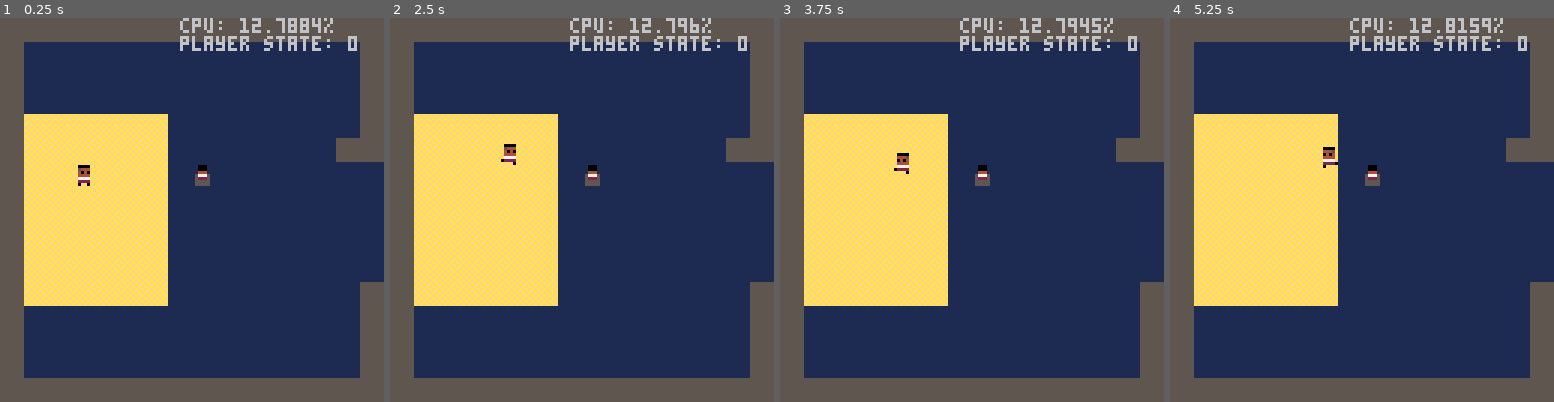
Above: before the commit, frames 1-4 (left to right).
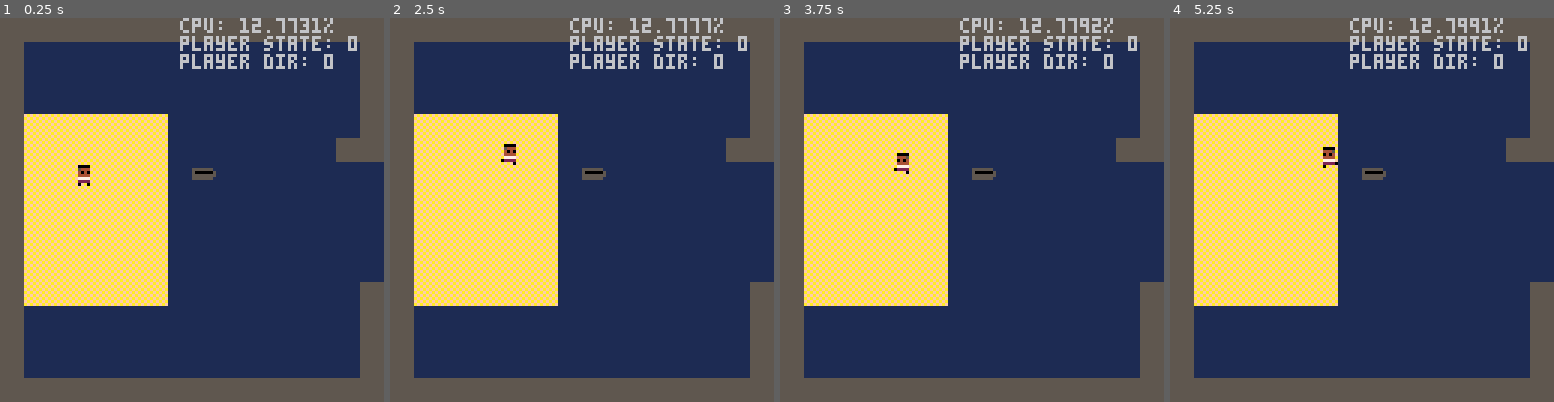
Above: after the commit, the same moments.

Repository: frojo/pico8
Game: PICO-8 cartridge carts/adventure.p8
Two runs of this game, one before a commit and one after it. Both use one fixed random seed, a clock stepped at 60 frames per second and the inputs below.
Inputs:
- Up to frame 1 (0.25 s): no input
- Up to frame 2 (2.5 s): tap X (X key) at 0.33, 1.07, 1.85 s; tap O (Z key) at 0.7, 1.7, 2.1 s; hold Right 1.6-2.1 s; hold Up 2.15-2.42 s; hold Right from 2.47 s (still down)
- Up to frame 3 (3.75 s): tap O (Z key) every 0.4 s from 2.5 to 3.7 s; tap X (X key) at 2.97 s; release Right at 3.03 s; hold Left 3.08-3.58 s; hold Down from 3.63 s (still down)
- Up to frame 4 (5.25 s): release Down at 3.97 s; hold Right 4.02-4.68 s; tap X (X key) at 4.08, 5.2 s; tap O (Z key) at 4.1, 4.5, 4.9 s; hold Up 4.73-5.03 s; hold Left from 5.08 s (still down)

The runs differ from the first frame. In frame 1, 1.0% of the frame differs, in the area x 46-87%, y 0-44%; in frame 2, 1.0%; in frame 3, 0.9%; in frame 4, 1.1%.

Commit message:
boat has direction sprites w00t

Diff:
--- a/carts/adventure.p8
+++ b/carts/adventure.p8
@@ -76,11 +76,15 @@
 		print("               cpu: "..tostr(stat(1)*100).."%")
 		-- print("               sprite idx: "..tostr(curr_sprite_idx))
 		print("               player state: "..tostr(players[1].state))
+		print("               player dir: "..tostr(players[1].dir))
 		-- print("               cellx: "..tostr(cellx))
 		-- print("               celly: "..tostr(celly))
 		-- print("               player x: "..tostr(players[1].x))
 		-- print("               player y: "..tostr(players[1].y))
 		-- print("               tried move?: "..tostr(tried_to_move))
+		if debug_err then
+			print("               err: "..debug_err)
+		end
 	end
 
 end
@@ -143,14 +147,21 @@
 			if dist(player.x, player.y, boat.x, boat.y) < 8 then
 				player.x = boat.x
 				player.y = boat.y
+
+				-- set player to rowing
 				player.state = 2
+
+				-- set direction to start off east
+				player.dir = 2
 				boat.hidden = true
 			end
 		end
-	end
-
-
-	rotate_player(player)
+	elseif player.state == 2 then
+		rotate_player(player)
+	end
+
+
+
 	move_player(player)
 
 end
@@ -358,11 +369,35 @@
 	palt()
 end
 
+-- returns the correct rowing sprite and whether it's x-flipped
+function rowing_sprite(dir)
+	if (dir == 0) then -- north, do nothing
+		return 48, false
+	elseif (dir == 1) then -- ne
+		return 49, false
+	elseif (dir == 2) then -- east
+		return 50, false
+	elseif (dir == 3) then -- se
+		return 51, false
+	elseif (dir == 4) then -- south
+		return 52, false
+	elseif (dir == 5) then -- sw
+		return 51, true
+	elseif (dir == 6) then -- west
+		return 50, true
+	elseif (dir == 7) then
+		return 49, true
+	end
+		debug_err = "invalid dir for rowing sprite"
+	return 0, false
+end
+
 function draw_player_rowing(player)
 	-- player swim sprite is drawn on lblue bg
 	palt(0, false)
 	palt(12, true)
-	spr(52, player.x, player.y, 1, 1, not player.facing_right)
+	sprnum, flipped = rowing_sprite(player.dir)
+	spr(sprnum, player.x, player.y, 1, 1, flipped)
 	palt()
 end
 
@@ -442,7 +477,7 @@
 function draw_rowboat(boat)
 	palt(0, false)
 	palt(12, true)
-	spr(48, boat.x, boat.y)
+	spr(34, boat.x, boat.y)
 	palt()
 end
 
@@ -465,20 +500,20 @@
 1111111155555555fafafafa0000000000000000000000000000000000000000000000000000000000000000cc2222cccc2222cc000000000000000000000000
 1111111155555555afafafaf0000000000000000000000000000000000000000000000000000000000000000cccccccccccccccc000000000000000000000000
 cccccccccccccccccccccccccccccccccccccccccccccccccccccccccccccccccc0000cccccccccc000000000000000000000000000000000000000000000000
-cccccccccccccccccccccccccc5cccccccccccccccc00ccccccccccccccccccccc4445cccccccccc000000000000000000000000000000000000000000000000
-ccc55cccccc555cc5555555cc505ccccccccccccccc44ccccccccccccccccccccc0404ccccc00ccc000000000000000000000000000000000000000000000000
-cc5005cccc5005cc5000000555005ccccc5555cccc5775cccccccccccccccccccc4444cccc5445cc000000000000000000000000000000000000000000000000
-cc5005ccc50055cc55555555c55005cccc5005cccc5225cccccccccccccccccc5577775ccc5775cc000000000000000000000000000000000000000000000000
-cc5555cc55555ccc5555555ccc5555cccc5005cccc5555cccccccccccccccccc50222205cc5225cc000000000000000000000000000000000000000000000000
-cc5555ccc555ccccccccccccccc555cccc5555cccc5555cccccccccccccccccc55555555cc5555cc000000000000000000000000000000000000000000000000
+cccccccccccccccccccccccccc5cccccccccccccccccccccccccccccccc00ccccc4445cccccccccc000000000000000000000000000000000000000000000000
+ccc55cccccc555cc5555555cc505ccccccccccccccccccccccccccccccc44ccccc0404ccccc00ccc000000000000000000000000000000000000000000000000
+cc5005cccc5005cc5000000555005ccccc5555cccccccccccccccccccc5775cccc4444cccc5445cc000000000000000000000000000000000000000000000000
+cc5005ccc50055cc55555555c55005cccc5005cccccccccccccccccccc5225cc5577775ccc5775cc000000000000000000000000000000000000000000000000
+cc5555cc55555ccc5555555ccc5555cccc5005cccccccccccccccccccc5555cc50222205cc5225cc000000000000000000000000000000000000000000000000
+cc5555ccc555ccccccccccccccc555cccc5555cccccccccccccccccccc5555cc55555555cc5555cc000000000000000000000000000000000000000000000000
 cccccccccc5cccccccccccccccccccccccc55ccccccccccccccccccccccccccc5555555ccc5555cc000000000000000000000000000000000000000000000000
-cccccccccc000ccccc0000cccccccccccc000ccccccccccccc00cccccccccccccccccccccccccccccccccccc0000000000000000000000000000000000000000
-cc000ccccc554ccccc4445cccc000ccccc444ccccccccccccc54cccccc00cccccccccccccccccccccccccccc0000000000000000000000000000000000000000
-cc000ccccc4445cccc0404cccc444ccccc040ccccccccccccc4455cccc44cccccccccccccccccccccccccccc0000000000000000000000000000000000000000
-cc444ccccc7775cccc4444ccc5444cccc54445cccccccccccc7705ccc544cccccccccccccccccccccccccccc0000000000000000000000000000000000000000
-c57775ccc52225cc5577775c55777cccc57775ccccccccccc52255cc55775ccccccccccccccccccccccccccc0000000000000000000000000000000000000000
-c52225cc55555ccc50222205c52225ccc52225cccccccccc55555cccc52205cccccccccccccccccccccccccc0000000000000000000000000000000000000000
-c55555ccc555cccc55555555cc5555ccc55555ccccccccccc555cccccc5555cccccccccccccccccccccccccc0000000000000000000000000000000000000000
+cc000ccccc000ccccc0000cccccccccccccccccccccccccccc000ccccccccccccccccccccccccccccccccccc0000000000000000000000000000000000000000
+cc444ccccc445ccccc4445cccc000ccccc000ccccccccccccc554ccccc000ccccc5ccccccccccccccccccccc0000000000000000000000000000000000000000
+cc040ccccc4445cccc0404cccc455ccccc000ccccccccccccc4445cccc544cccc505cccccccccccccccccccc0000000000000000000000000000000000000000
+cc444ccccc7775cccc4444ccc5444cccc54445cccccccccccc7775ccc5444ccc55005ccccccccccccccccccc0000000000000000000000000000000000000000
+c57775ccc52225cc5577775c55777cccc57775ccccccccccc52225cc55777cccc55005cccccccccccccccccc0000000000000000000000000000000000000000
+c52225cc55555ccc50222205c52225ccc52225cccccccccc55555cccc52225cccc5555cccccccccccccccccc0000000000000000000000000000000000000000
+c55555ccc555cccc55555555cc5555ccc55555ccccccccccc555cccccc5555ccccc555cccccccccccccccccc0000000000000000000000000000000000000000
 c55555cccc5ccccc5555555cccc555cccc555ccccccccccccc5cccccccc555cccccccccccccccccccccccccc0000000000000000000000000000000000000000
 __gff__
 0000000000000004080108000000000010010800000000000000000000000000000000000000000000000000000000000000000000000000000000000000000000000000000000000000000000000000000000000000000000000000000000000000000000000000000000000000000000000000000000000000000000000000
